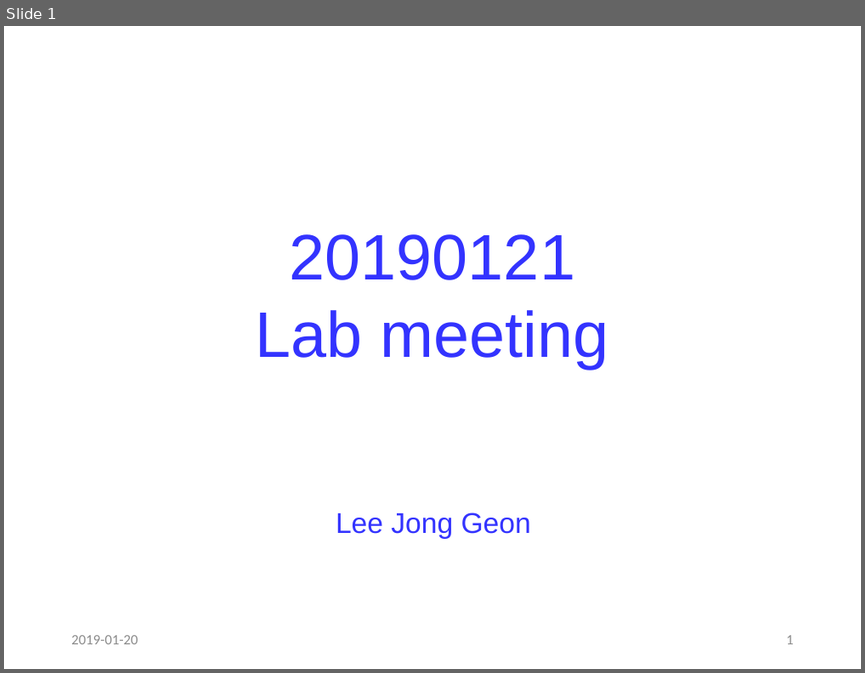
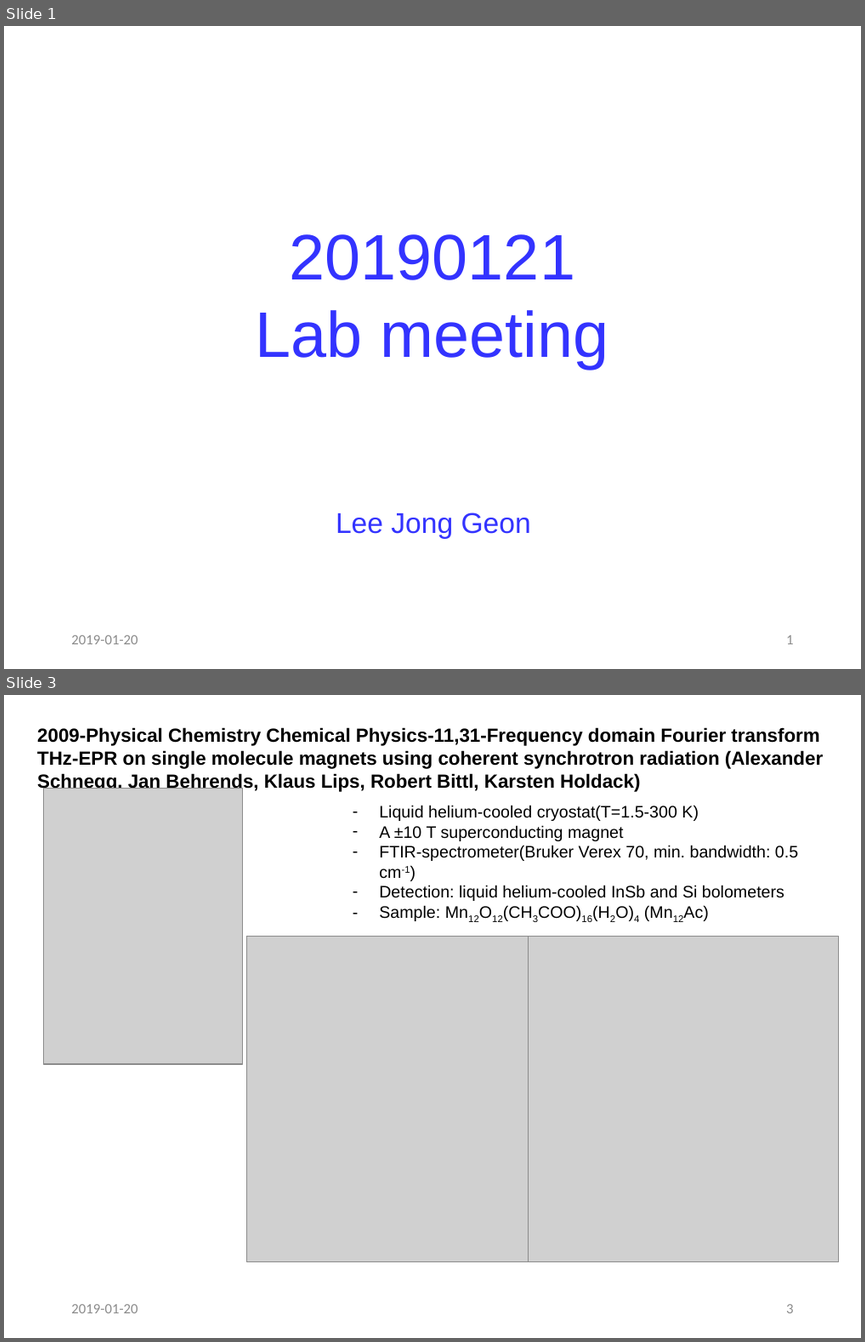
Before and after one commit to jglee96/NBTP_Lab, a slide deck: 랩미팅/201901/190121 (Jong).pptx. Shown one above the other, each under a label of ours: slide 1 before the commit, slides 1 and 3 after it; the slides between them are not shown. The pictures are 865x673 and 865x1342 pixels, drawn with LibreOffice and Linux fonts; fonts in the diff are those of the drawing; grey boxes stand for pictures. Boxes give left, top, right and bottom in pixels: in the first picture for what was removed or moved away, otherwise in the second. Text is boxed around its words. In the diff, an @@ line names an element or a change of style, - is before the commit and + after.

```diff
--- a/랩미팅/201901/190121 (Jong).pptx
+++ b/랩미팅/201901/190121 (Jong).pptx
@@ slide 3 added at [4,695,861,1338], background #FFFFFF @@
@@ text added at [37,727,823,792], 16 pt, text #000000, bold @@
+2009-Physical Chemistry Chemical Physics-11,31-Frequency domain Fourier transform THz-EPR on single molecule magnets using coherent synchrotron radiation (Alexander Schnegg, Jan Behrends, Klaus Lips, Robert Bittl, Karsten Holdack)
@@ picture added at [43,789,243,1064] @@
@@ text added at [379,805,798,922], 14 pt, text #000000 @@
+– Liquid helium-cooled cryostat(T=1.5-300 K)
+– A ±10 T superconducting magnet
+– FTIR-spectrometer(Bruker Verex 70, min. bandwidth: 0.5 cm-1)
+– Detection: liquid helium-cooled InSb and Si bolometers
+– Sample: Mn12O12(CH3COO)16(H2O)4 (Mn12Ac)
@@ picture added at [246,936,528,1261] @@
@@ picture added at [528,936,839,1261] @@
@@ text added at [71,1304,137,1313], 12 pt, text #8C8C8C @@
+2019-01-20
@@ page number added at [786,1304,793,1313], 12 pt, text #8C8C8C @@
+3
```
Also in this commit, not shown: 1 other slide added, 2 slides removed, 2 other files.
